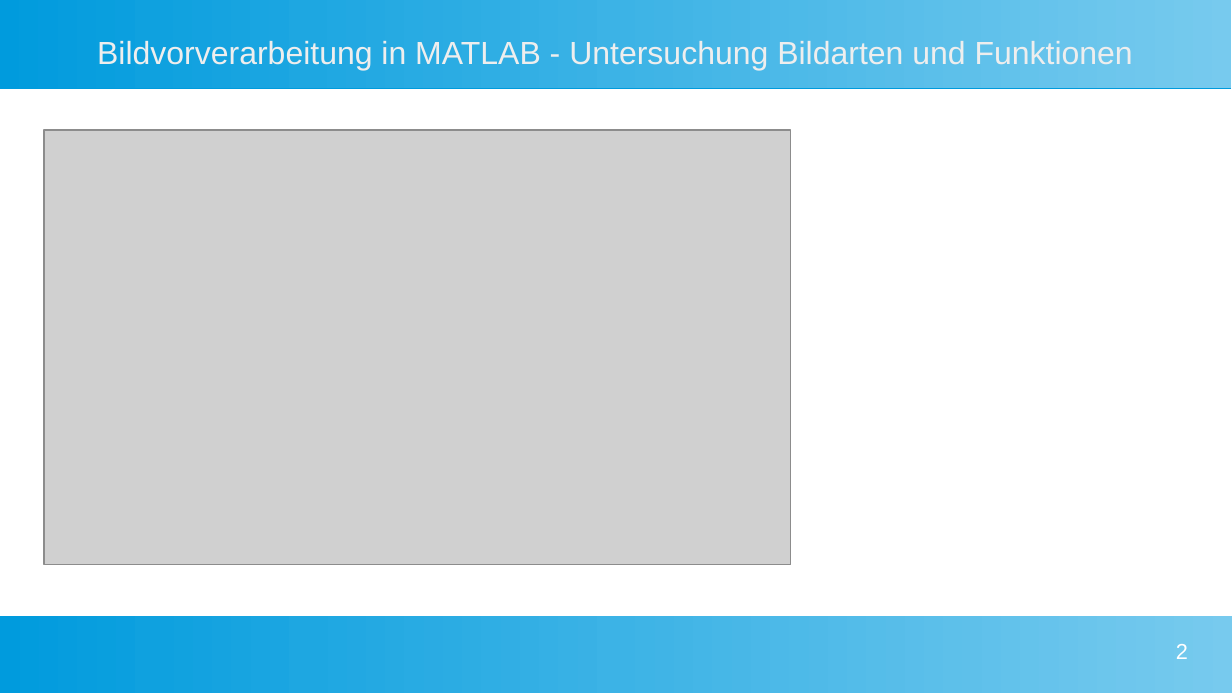
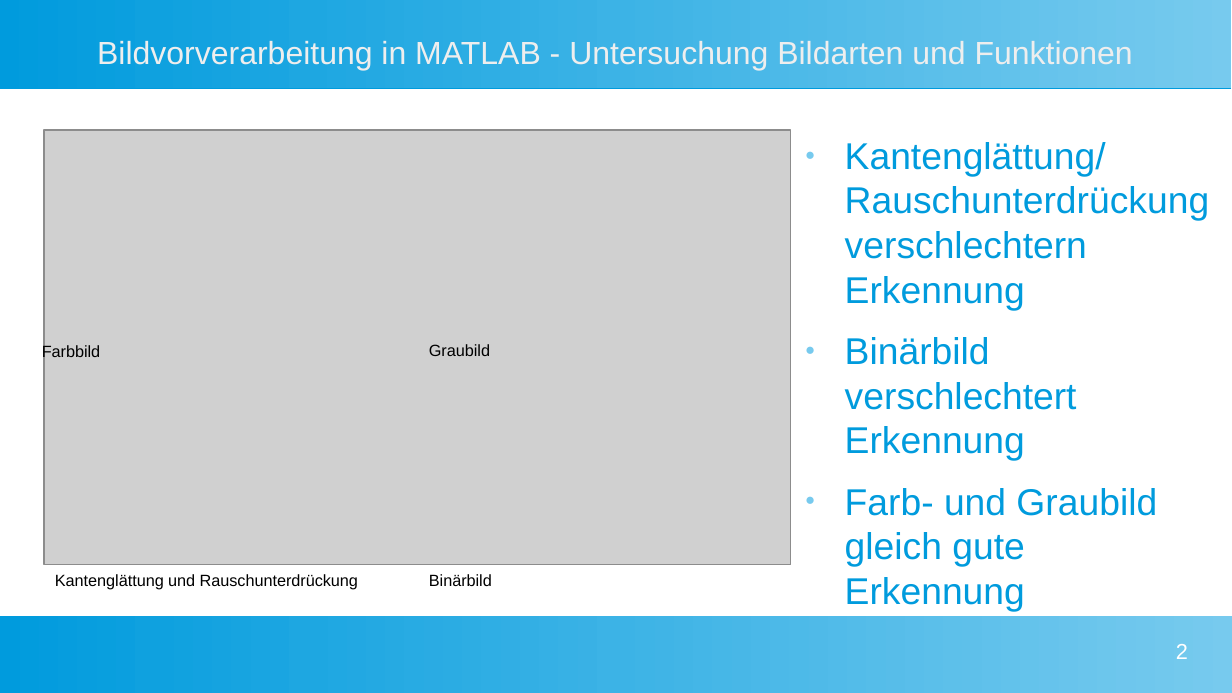
Before and after one commit to Commander-Philip/the-machine-learning-brick, a slide deck: slide 2 of docs/Präsentation.odp. Drawn at 1232x693 pixels with LibreOffice and Linux fonts; fonts in the diff are those of the drawing; grey boxes stand for pictures. Boxes give left, top, right and bottom in pixels: in the first picture for what was removed or moved away, otherwise in the second. Text is boxed around its words. In the diff, an @@ line names an element or a change of style, - is before the commit and + after.

```diff
--- a/docs/Präsentation.odp
+++ b/docs/Präsentation.odp
@@ text added at box(845, 142, 1209, 612), 24 pt, text #009BDD @@
+● Kantenglättung/ Rauschunterdrückung verschlechtern Erkennung
+● Binärbild verschlechtert Erkennung
+● Farb- und Graubild gleich gute Erkennung
@@ text added at box(42, 344, 100, 361), 10.5 pt, text #000000 @@
+Farbbild
@@ text added at box(429, 344, 490, 356), 10.5 pt, text #000000 @@
+Graubild
@@ text added at box(55, 574, 358, 590), 10.5 pt, text #000000 @@
+Kantenglättung und Rauschunterdrückung
@@ text added at box(429, 574, 492, 586), 10.5 pt, text #000000 @@
+Binärbild
```
Also in this commit, not shown: 2 other slides changed, 6 slides added.
